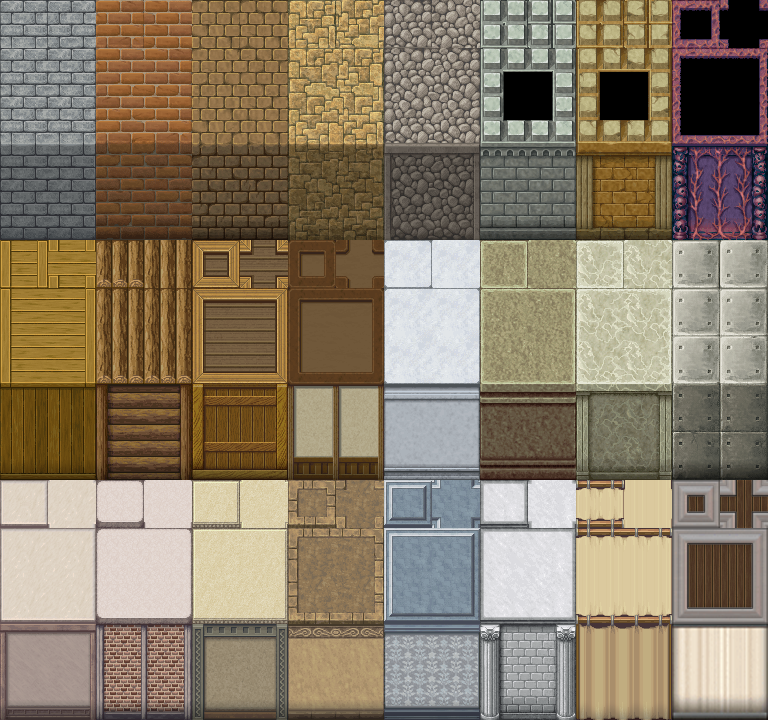
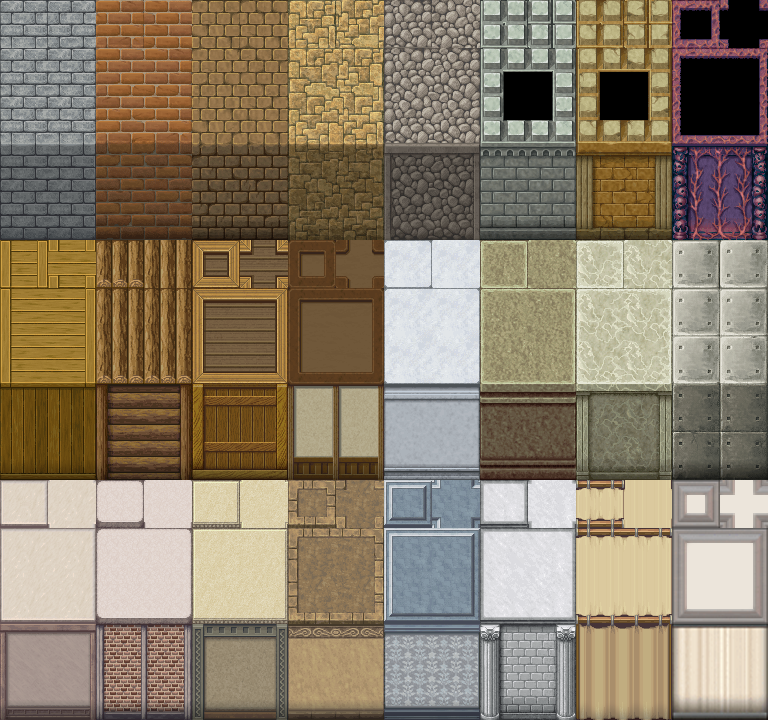
Layers edited between the first and the second w=768, h=720 image:
added layer "New Tops" in group "New walls" over (x1=683, y1=477, x2=768, y2=613)
"Top Centre": opacity 26% → 17% over (x1=685, y1=480, x2=768, y2=611)
